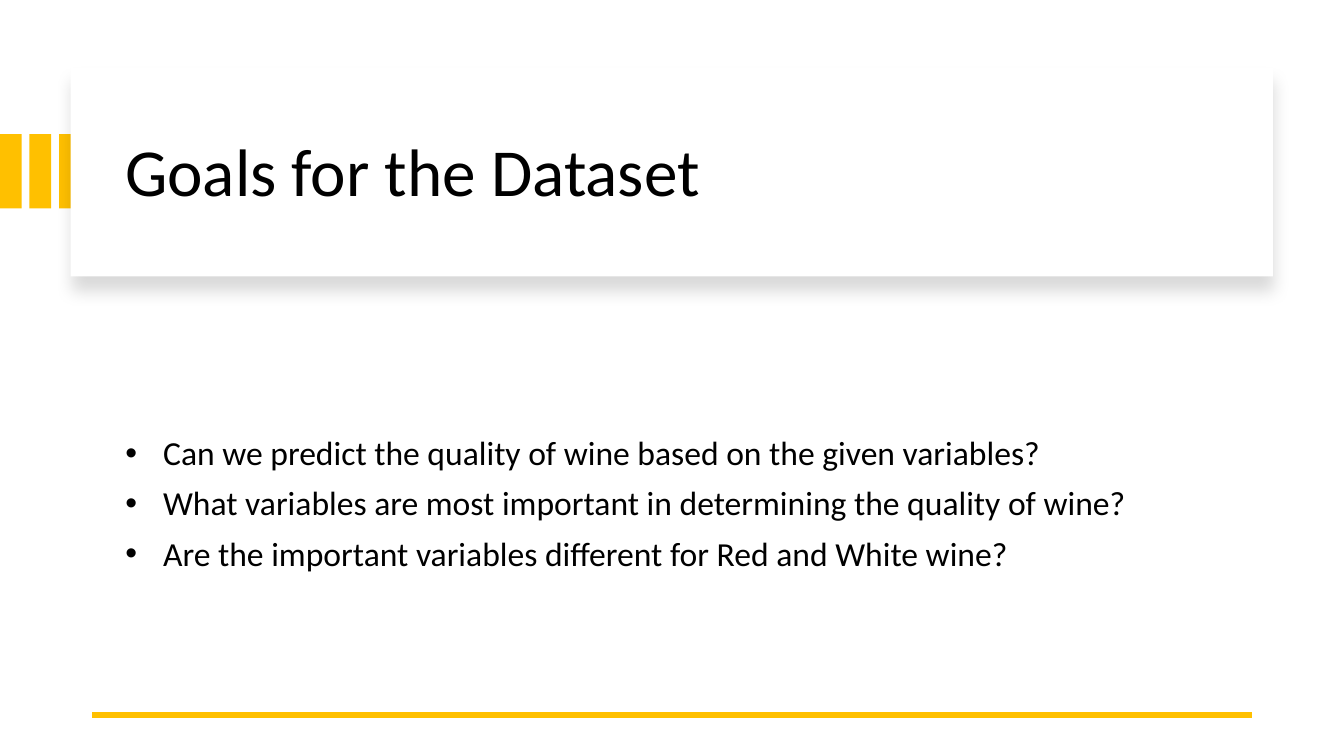
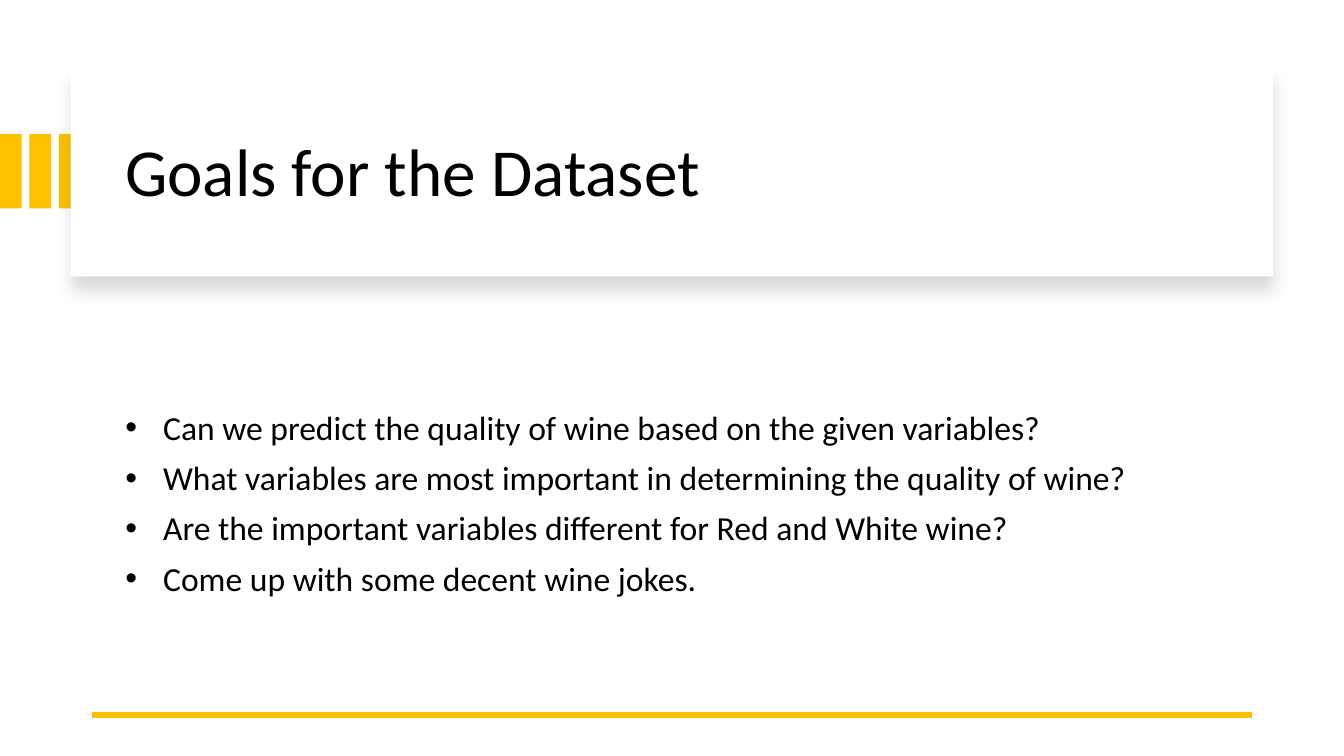
Before and after one commit to Mystaex/CSE4334-Project-Wine, a slide deck: slide 5 of wine_presentation.pptx. Drawn at 1344x756 pixels with LibreOffice and Linux fonts; fonts in the diff are those of the drawing. Boxes give left, top, right and bottom in pixels: in the first picture for what was removed or moved away, otherwise in the second. Text is boxed around its words. In the diff, an @@ line names an element or a change of style, - is before the commit and + after.

Commit message:
Update powerpoint

```diff
--- a/wine_presentation.pptx
+++ b/wine_presentation.pptx
@@ text at <box>163,567,696,597</box>: paragraph added @@
+• Come up with some decent wine jokes.
```
Also in this commit, not shown: 2 slides added, 1 slide removed.
